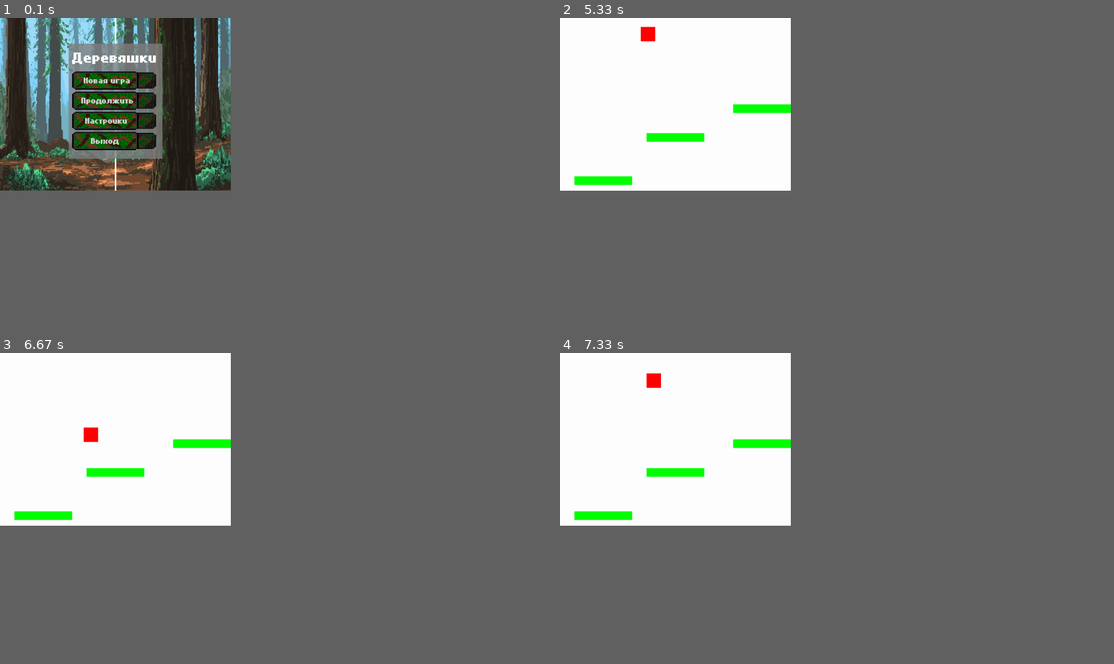
Above: before the commit, frames 1-4 (two rows, left to right).
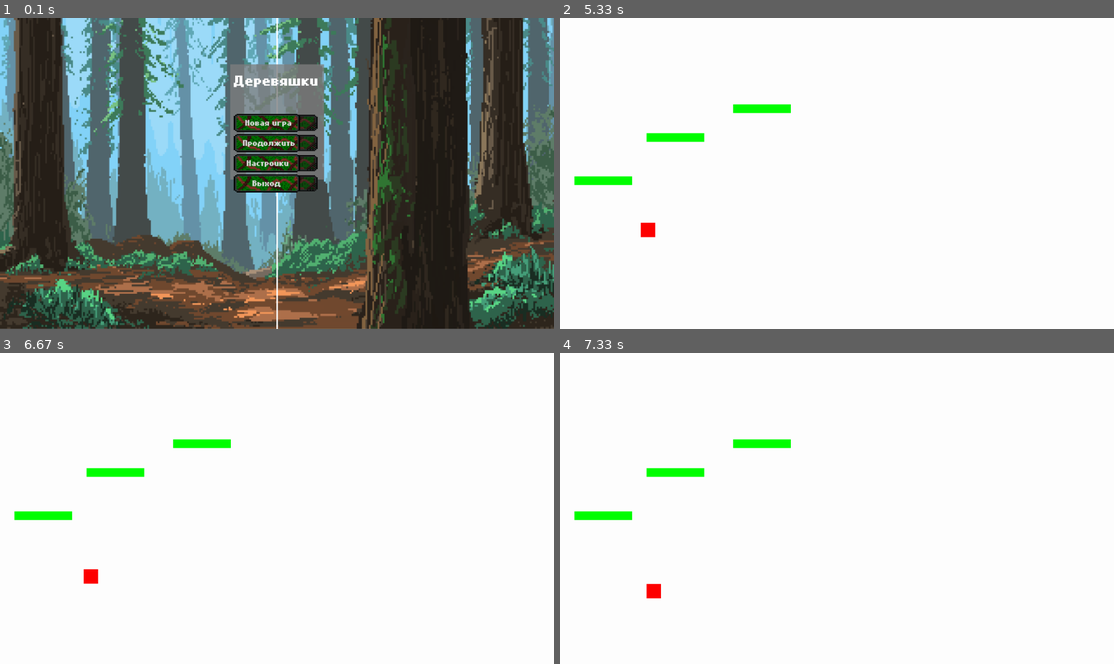
Above: after the commit, the same moments.

Repository: Juceexxx/Pygame_Derevyashki
Game: pygame game, started from main.py
Same seed, same stepped clock (60 frames per second), same inputs: the game is played once before the commit and once after it.
Inputs (mouse positions are in pixels of both pictures, inside the frame that each line leads up to):
- Up to frame 1 (0.1 s): no input
- Up to frame 2 (5.33 s): click "Новая игра" at 0.38 s; hold Right 0.67-1.13 s; move the mouse to (665, 111) at 0.7 s; hold Right 1.17-1.63 s; tap Space at 1.23, 1.53, 1.73, 2.03, 2.3, 2.6, 2.73, 3.03, 3.4, 3.7, 3.9, 4.2, 4.4, 4.7, 4.9, 5.2 s; hold Left 1.67-2.2 s; hold Left 2.23-2.63 s; hold Right 2.67-3.3 s; hold Left 3.33-3.8 s; hold Right 3.83-4.3 s; hold Right 4.33-4.8 s; hold Left from 4.83 s (still down)
- Up to frame 3 (6.67 s): release Left at 5.37 s; hold Left 5.4-5.8 s; tap Space at 5.47, 5.77, 5.9, 6.2, 6.57 s; hold Right 5.83-6.47 s; hold Left from 6.5 s (still down)
- Up to frame 4 (7.33 s): tap Space at 6.87, 7.07 s; release Left at 6.97 s; hold Right from 7 s (still down)
The window is 375x281 before the commit and 900x506 after it. Grey fills any space a smaller window leaves; there, only what the larger window draws over its background counts as a difference.

The runs differ from the first frame. In frame 1, 89% of the frame differs, in the area x 0-100%, y 0-100%; in frame 2, 0.3%; in frame 3, 0.3%; in frame 4, 0.3%.

Commit message:
cразу фулл зд

Diff:
--- a/main.py
+++ b/main.py
@@ -7,7 +7,7 @@
 
 # Получаем текущее разрешение экрана
 infoObject = pygame.display.Info()
-current_resolution = WIDTH, HEIGHT = 800, 600
+current_resolution = WIDTH, HEIGHT = infoObject.current_w, infoObject.current_h
 screen = pygame.display.set_mode((WIDTH, HEIGHT))
 pygame.display.set_caption("Древесные Рыцари")
 
@@ -64,7 +64,7 @@
         screen.blit(pygame.transform.scale(background_image, current_resolution), (0, 0))
     elif current_resolution == (1280, 720):
         screen.blit(pygame.transform.scale(background_image, current_resolution), (0, 0))
-    elif current_resolution == (1920, 1080):
+    elif current_resolution == (WIDTH, HEIGHT):
         screen.blit(pygame.transform.scale(background_image, current_resolution), (0, 0))
 
 
